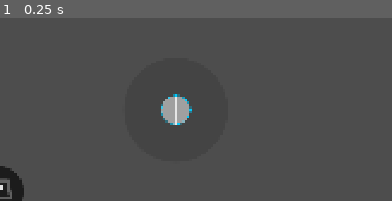
Above: before the commit, frame 1.
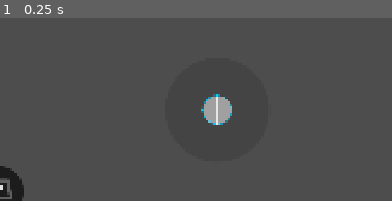
Above: after the commit, the same moment.

Repository: CantanTam/blecaco_phone
Game: Godot game, scene res://scenes/modes/game_mode.tscn
The game is run twice, just before and just after one commit, with the same random seed, the same clock (stepped at 60 frames per second) and the same inputs. This scene is started directly instead of the project's main scene.
Inputs:
- Up to frame 1 (0.25 s): no input
The pictures show only the part of the screen within x 4-54%, y 44-93%; the shares and areas given below are measured in that part.

The runs differ from the first frame. In frame 1, 2.0% of the frame differs, in the area x 41-60%, y 41-59%.

Commit message:
game_mode: 拖动触发范围从 MoveButton(72px) 改为 MoveStickArea 圆形(半径125px)

Diff:
--- a/scenes/modes/game_mode.tscn
+++ b/scenes/modes/game_mode.tscn
@@ -98,9 +98,9 @@
 anchors_preset = 2
 anchor_top = 1.0
 anchor_bottom = 1.0
-offset_left = 400.0
+offset_left = 500.0
 offset_top = -420.0
-offset_right = 650.0
+offset_right = 750.0
 offset_bottom = -170.0
 grow_vertical = 0
 theme_override_styles/panel = SubResource("StyleBoxFlat_qnk50")
--- a/scripts/modes/game_mode.gd
+++ b/scripts/modes/game_mode.gd
@@ -83,12 +83,19 @@
 	return control.global_position + control.size * 0.5
 
 
-## 屏幕坐标是否落在 MoveButton 上
-func _is_move_button_hit(viewport_position: Vector2) -> bool:
-	if move_button == null or not move_button.is_visible_in_tree():
+## 屏幕坐标是否落在 MoveStickArea 范围内（圆心为原点、半径 = 区域宽度的一半）
+## 之前是判断 MoveButton 范围 ✗ 只有 72×72 太小，很难点准 ✗
+func _is_stick_area_hit(viewport_position: Vector2) -> bool:
+	if move_stick_area == null or not move_stick_area.is_visible_in_tree():
 		return false
 
-	return move_button.get_global_rect().has_point(viewport_position)
+	# 用圆形范围（区域是正方形 Panel，视觉上是圆的）
+	var radius: float = minf(move_stick_area.size.x, move_stick_area.size.y) * 0.5
+
+	if radius <= 0.0:
+		return move_stick_area.get_global_rect().has_point(viewport_position)
+
+	return viewport_position.distance_to(_area_center) <= radius
 
 
 ## 按 MoveButton 当前位置更新 GameRunNotice 的显示与位置
@@ -150,7 +157,7 @@
 				return
 
 			# 只有落在 MoveButton 内才开始拖动
-			if not _is_move_button_hit(touch.position):
+			if not _is_stick_area_hit(touch.position):
 				return
 
 			_dragging = true
@@ -186,7 +193,7 @@
 			return
 
 		if mouse.pressed:
-			if _dragging or not _is_move_button_hit(mouse.position):
+			if _dragging or not _is_stick_area_hit(mouse.position):
 				return
 
 			_dragging = true
Not shown: 1 places in scenes/modes/game_mode.tscn that only renumber resources
